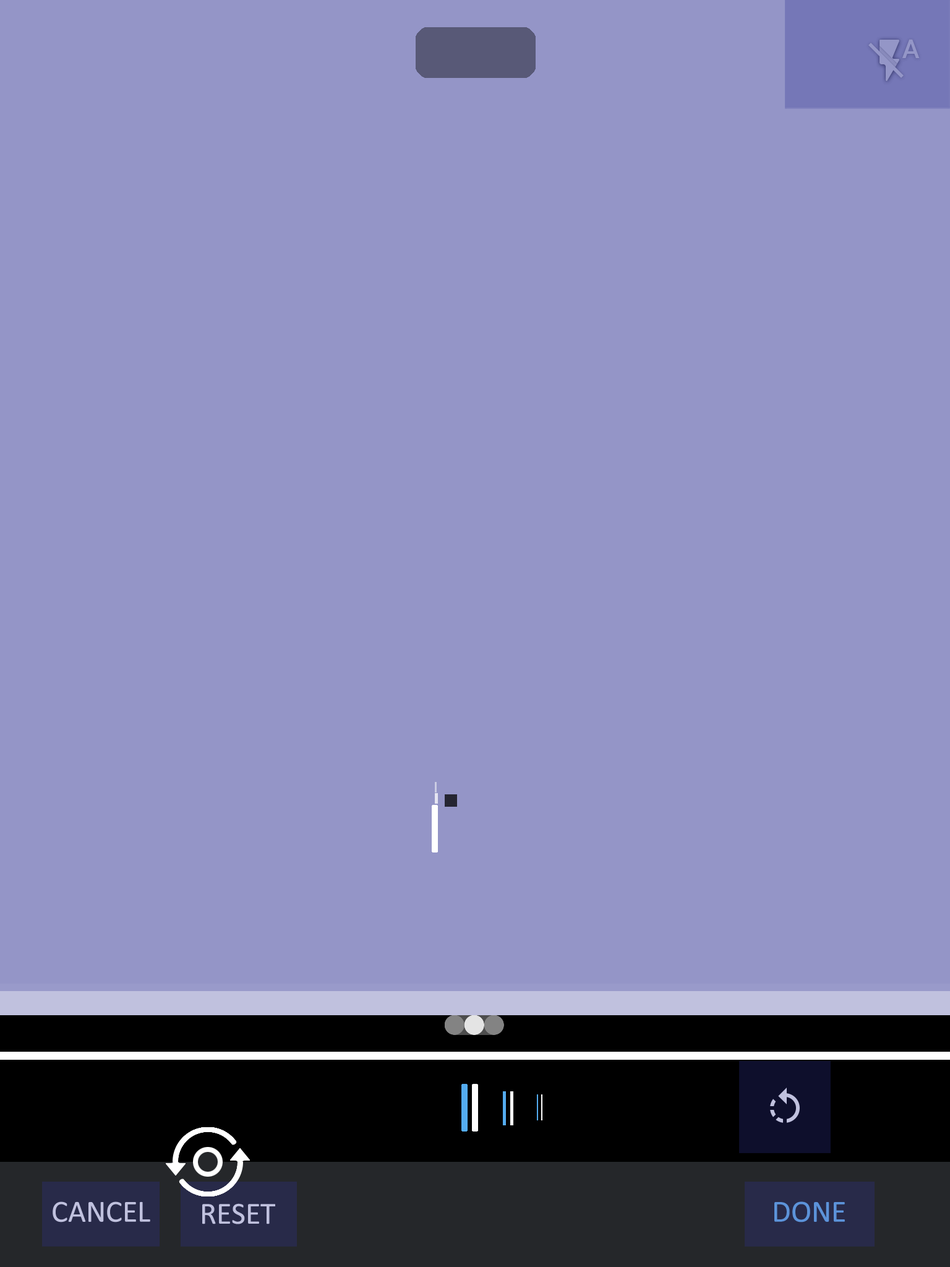
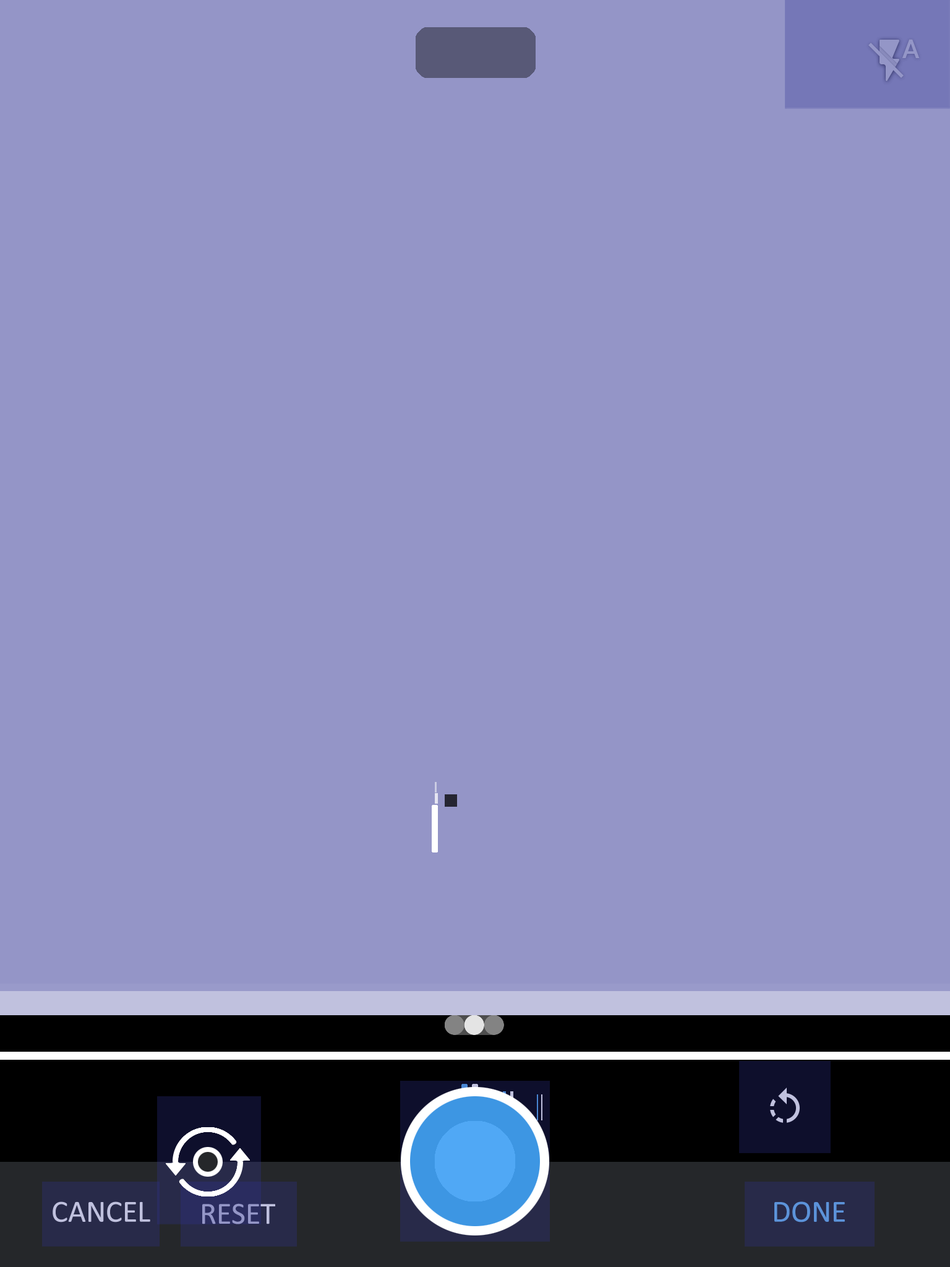
Layer changes from the first (950, 1267) image to the second:
moved "blue-button" above "slider" over [400, 1080, 550, 1242]
painted on "touch1" (1st of 15, in "@R3.SCENE" › "@content" › "user-panel" › "blue-button" › "btnShootPhoto" › "@r3.input" › "@area") over [400, 1080, 550, 1242]
showed "touch1" (3rd of 15, in "@R3.SCENE" › "@content" › "user-panel" › "switch-cam" › "input" › "@r3.input" › "@area"), painted on it over [157, 1095, 262, 1225]
